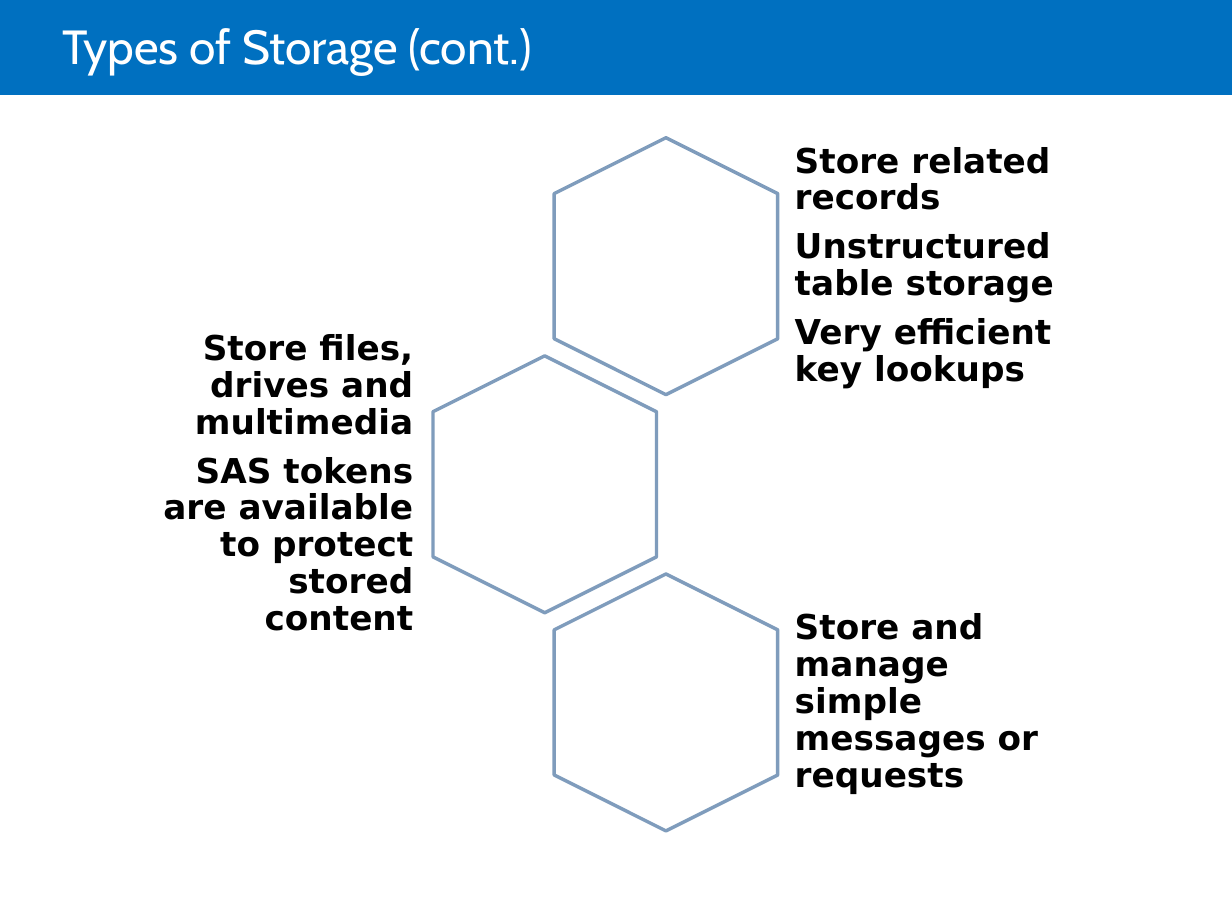
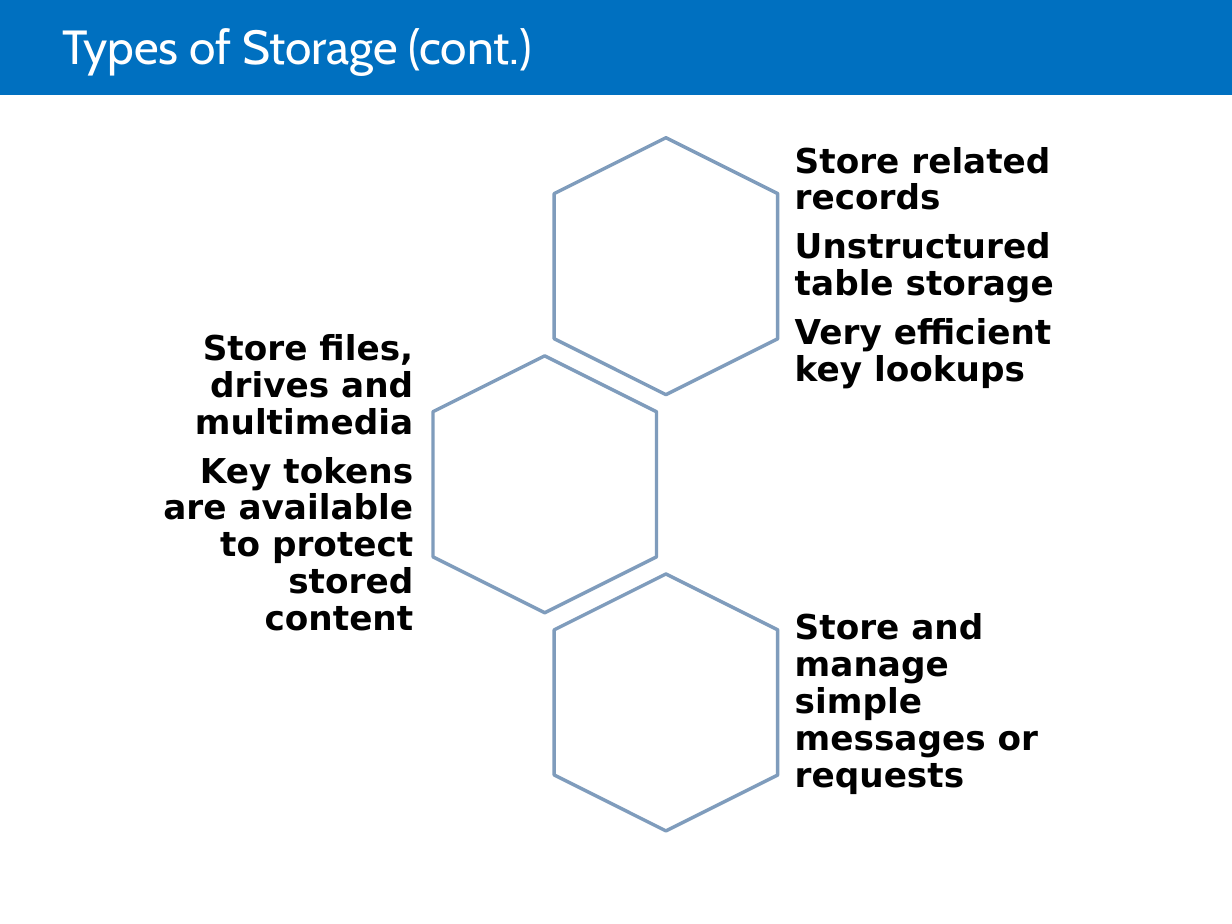
Before and after one commit to LarsKjeldsen/Kursus-az203, a slide deck: slide 6 of MOC/Module 06 Storing Tabular data/20532C-06.pptx. Drawn at 1232x924 pixels with LibreOffice and Linux fonts; fonts in the diff are those of the drawing. Boxes give left, top, right and bottom in pixels: in the first picture for what was removed or moved away, otherwise in the second. Text is boxed around its words. In the diff, an @@ line names an element or a change of style, - is before the commit and + after.

```diff
--- a/MOC/Module 06 Storing Tabular data/20532C-06.pptx
+++ b/MOC/Module 06 Storing Tabular data/20532C-06.pptx
@@ text at <box>163,457,414,631</box>: text changed @@
-SAS tokens are available to protect stored content
+Key tokens are available to protect stored content
```
Also in this commit, not shown: 7 other slides changed, 1 other file.
